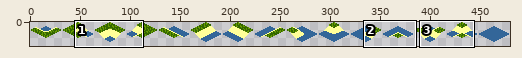
File history of a sprite sheet, client/res/water.png. Above: a wide view before the commit, with the close-up outlined.
Close-up. As it was:
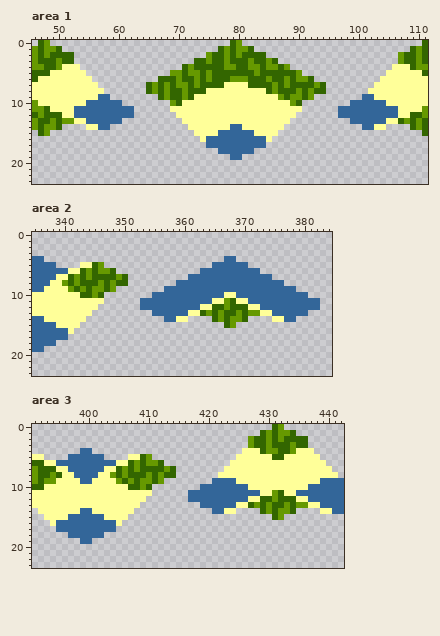
The file is 480x32 pixels. Shown: area 1: x 46..111, y 0..23; area 2: x 335..384, y 0..23; area 3: x 391..442, y 0..23. The old version is drawn lined up with the new one. The wide view leaves out empty margins. The commit also changed other parts of the picture, which this record leaves out.
After the commit:
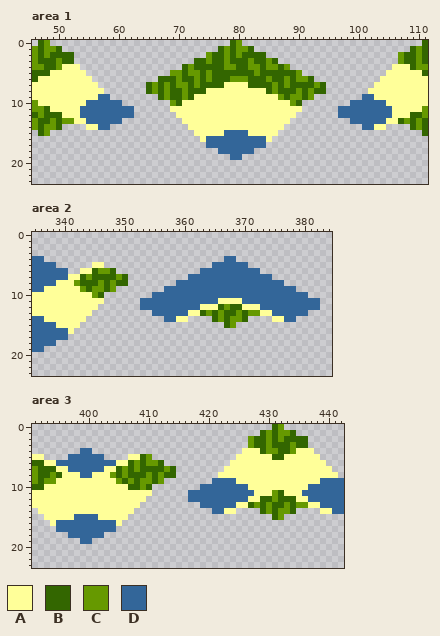
Palette (. is transparent): A #ffff99  B #336600  C #669900  D #336699
Edits made:
drawings rearranged on the sheet (the old picture shows each at its new place)
Area 1:
y 11..12: x 53 D -> A; x 106 D -> A
y 14: x 79..80 DD -> AA
y 15: x 77 D -> A; x 82 D -> A
Area 2:
y 5: x 343..346 AABC -> ..AA
y 6: x 341..344 AABC -> ..AA
y 7: x 339..342 AABC -> DDAA
y 8: x 338 A -> D; x 340..341 CB -> AA
y 9: x 341..342 CB -> AA
y 10: x 343..344 BB -> AA; x 367..368 AA -> DD
y 11: x 365 A -> D; x 367..368 CB -> AA; x 370 A -> D
y 12: x 365 B -> A; x 370 B -> A
Area 3:
y 8: x 398 D -> A; x 401 D -> A
y 9: x 399..400 DD -> AA
y 11: x 428 D -> A; x 435 D -> A
y 14: x 399..400 DD -> AA
y 15: x 397 D -> A; x 402 D -> A
Changed places in both close-ups, as pixel boxes (x1, y1, x2, y2):
changed: (74, 106, 80, 118)
changed: (392, 106, 398, 118)
changed: (218, 124, 254, 136)
changed: (50, 262, 104, 298)
changed: (212, 292, 248, 310)
changed: (68, 472, 104, 520)
changed: (254, 490, 260, 496)
changed: (296, 490, 302, 496)
